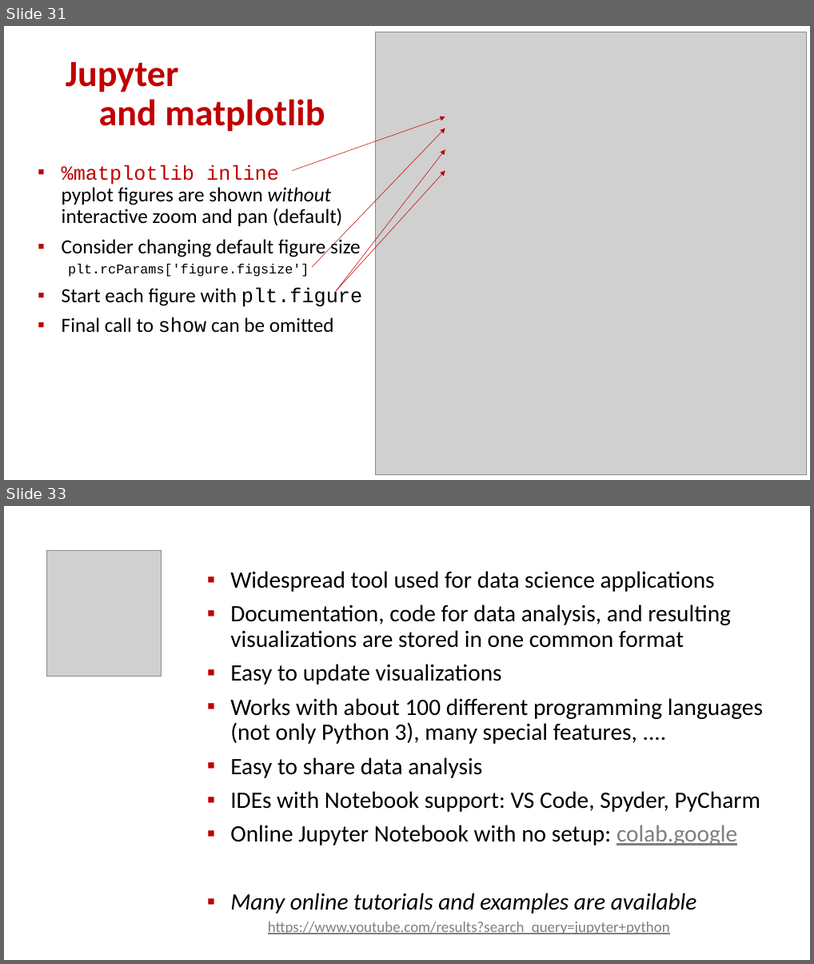
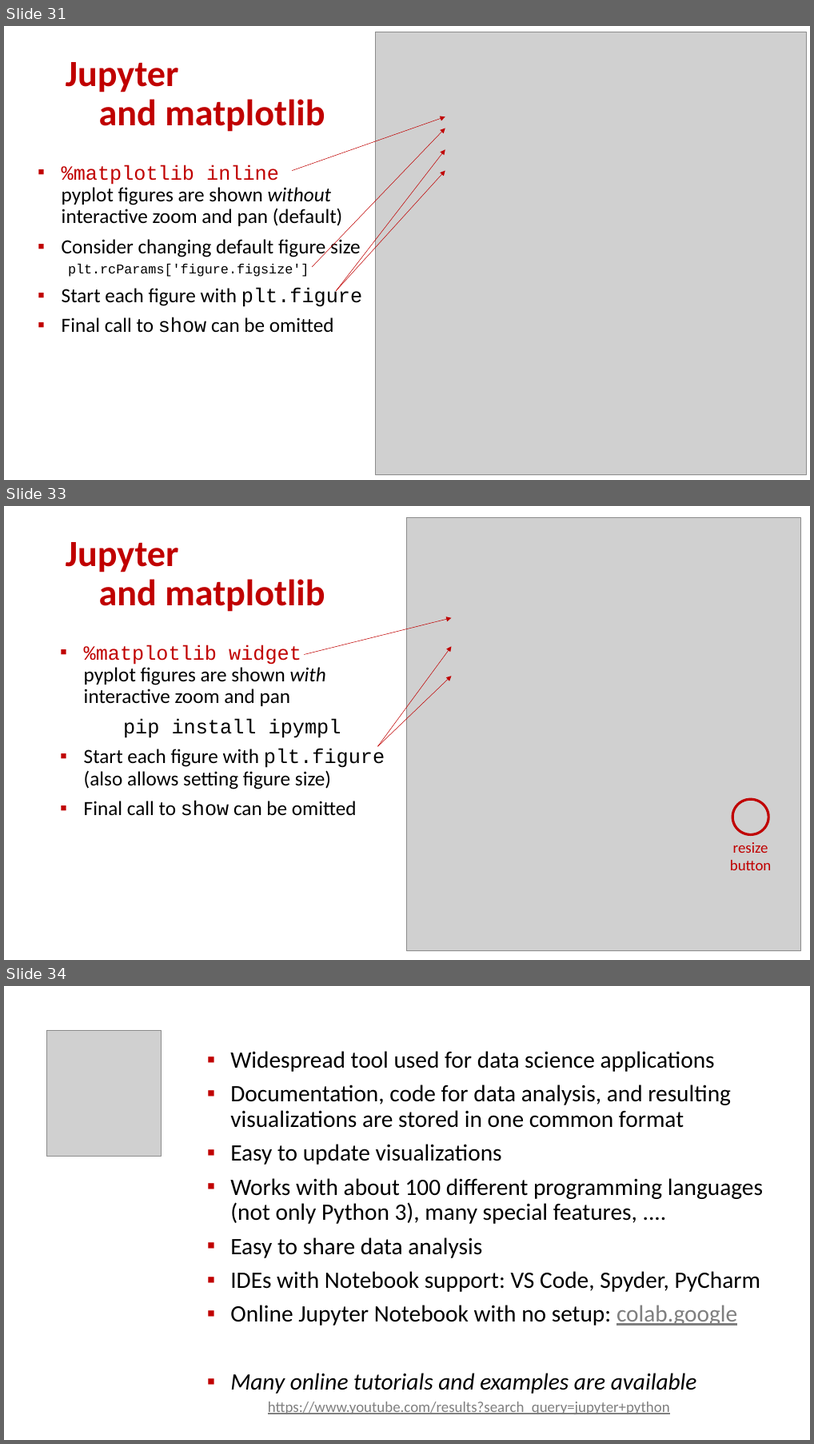
Before and after one commit to gsbrodal/gsbrodal.github.io, a slide deck: ipsa/slides/optimization.pptx. Shown one above the other, each under a label of ours: slides 31 and 33 before the commit, slides 31, 33 and 34 after it; the slides between them are not shown. The pictures are 814x964 and 814x1444 pixels, drawn with LibreOffice and Linux fonts; fonts in the diff are those of the drawing; grey boxes stand for pictures. Boxes give left, top, right and bottom in pixels: in the first picture for what was removed or moved away, otherwise in the second. Text is boxed around its words. In the diff, an @@ line names an element or a change of style, - is before the commit and + after.

Commit message:
%matplotlib widget

```diff
--- a/ipsa/slides/optimization.pptx
+++ b/ipsa/slides/optimization.pptx
@@ slide 33 added at box(4, 506, 810, 960), background #FFFFFF @@
@@ picture added at box(407, 517, 802, 950) @@
@@ title added at box(66, 542, 325, 612), 44 pt, text #C00000, bold @@
+Jupyter
+and matplotlib
@@ arrow added from (304, 654) to (452, 618), #C00000 0.5 pt @@
@@ text added at box(84, 644, 385, 816), 24 pt, text #000000 @@
+▪ %matplotlib widget
+  pyplot figures are shown with interactive zoom and pan
+pip install ipympl
+▪ Start each figure with plt.figure (also allows setting figure size)
+▪ Final call to show can be omitted
@@ arrow added from (378, 746) to (452, 646), #C00000 0.5 pt @@
@@ arrow added from (378, 746) to (452, 676), #C00000 0.5 pt @@
@@ ellipse added at box(733, 799, 770, 835), outline #C00000 3 pt @@
@@ text added at box(730, 842, 772, 870), 18 pt, text #C00000 @@
+resize
+button
@@ what was slide 33 is now slide 34 @@
```
Also in this commit, not shown: 1 slide changed, 3 other files.
